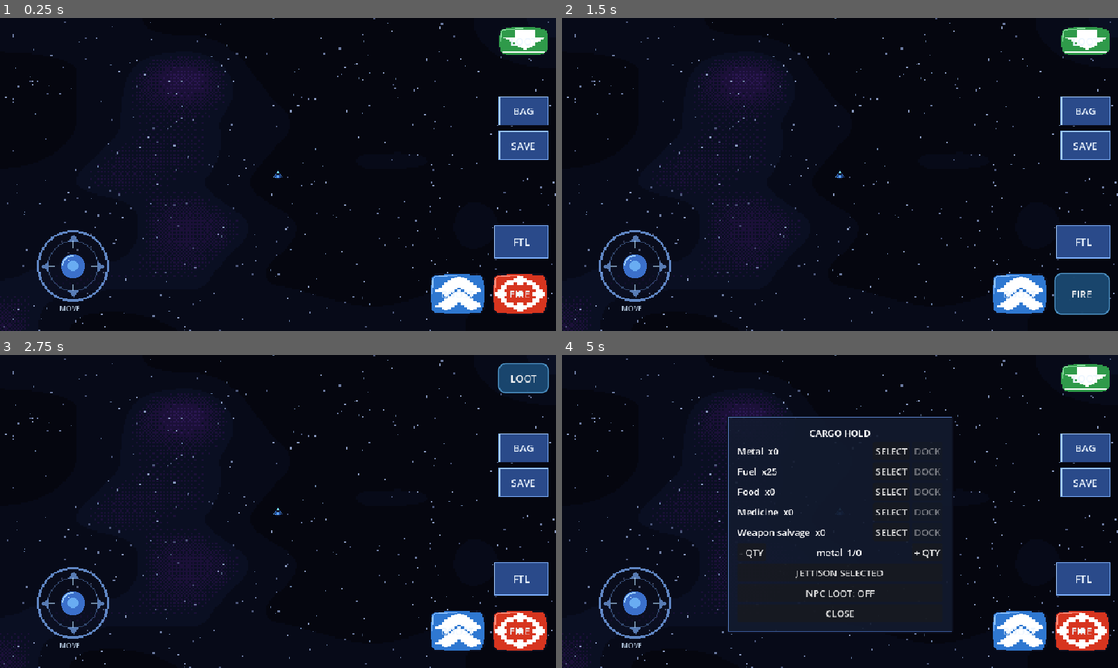
Above: before the commit, frames 1-4 (two rows, left to right).
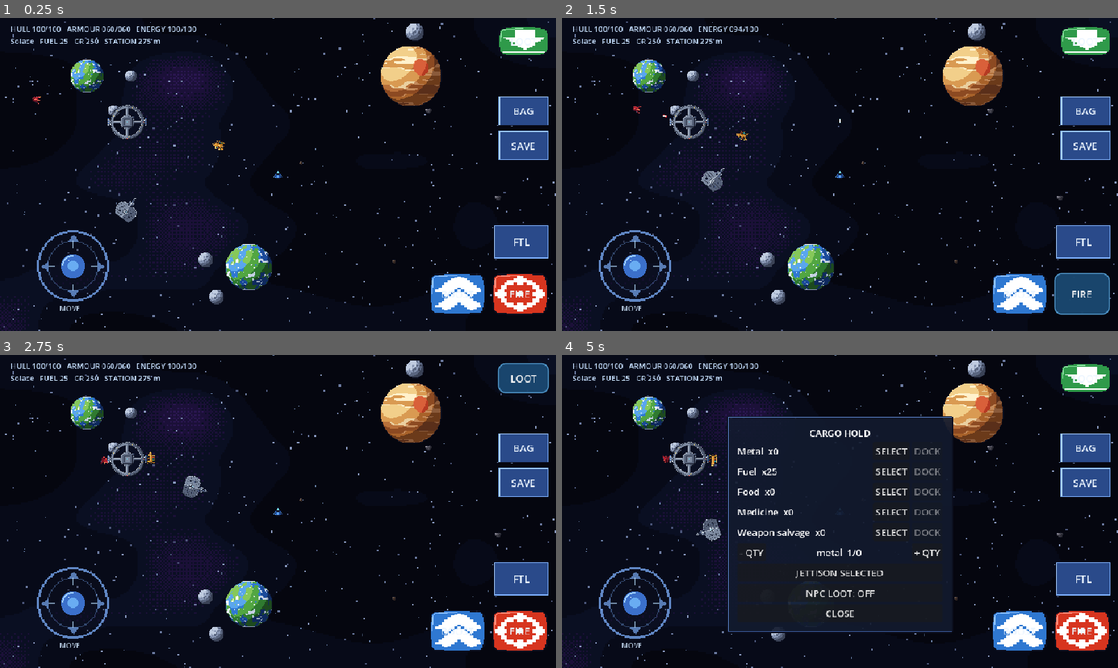
Above: after the commit, the same moments.

Repository: DARTVADER1-DROID/Star-Forge
Game: Godot game, scene res://scenes/main.tscn
Same seed, same stepped clock (60 frames per second), same inputs: the game is played once before the commit and once after it.
Inputs:
- Up to frame 1 (0.25 s): no input
- Up to frame 2 (1.5 s): click "BOOST" at 0.5 s; click "FIRE" at 1.25 s
- Up to frame 3 (2.75 s): click "LOOT" at 2 s
- Up to frame 4 (5 s): click "FTL" at 2.75 s; click "BAG" at 3.5 s; click "SELECT" at 4.25 s

The runs differ from the first frame. In frame 1, 4.7% of the frame differs, in the area x 2-91%, y 1-92%; in frame 2, 4.7%; in frame 3, 4.7%; in frame 4, 3.5%.
Error before the commit: Invalid access to property or key 'steering_changed' on a base object of type 'null instance'. (res://scripts/world/world.gd:36)

Commit message:
Fix mobile HUD canvas and viewport layout checks

Diff:
--- a/scripts/world/world.gd
+++ b/scripts/world/world.gd
@@ -9,7 +9,7 @@
 const DROP_SCENE: PackedScene = preload("res://scenes/cargo_drop.tscn")
 
 @onready var player: PlayerShip = $PlayerShip
-@onready var hud: TouchHUD = $HUD
+@onready var hud: TouchHUD = $HUDLayer/HUD
 @onready var projectile_pool: ProjectilePool = $ProjectilePool
 @onready var npc_container: Node2D = $NPCs
 @onready var obstacle_container: Node2D = $Obstacles
